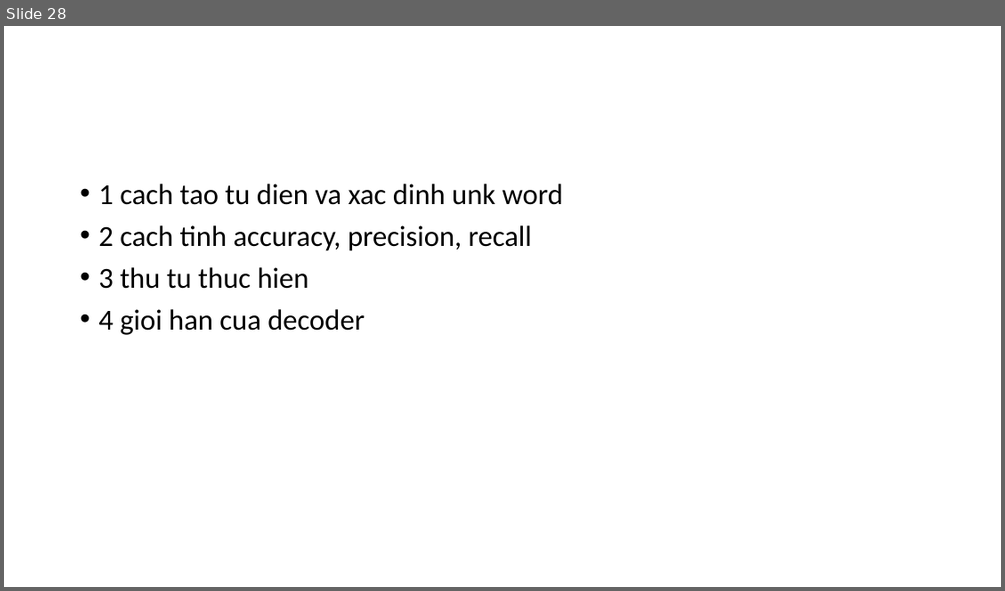
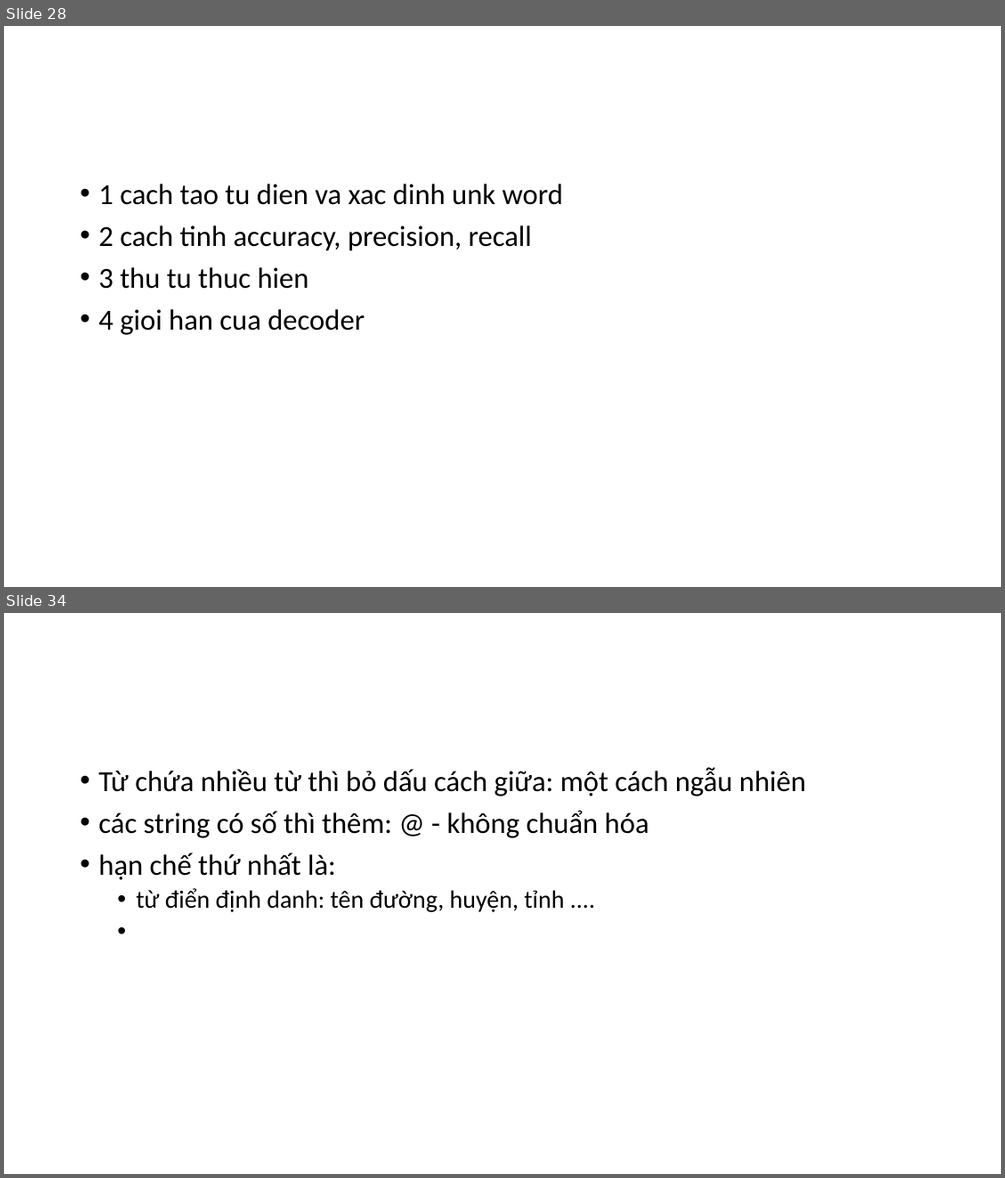
Before and after one commit to manhcntt21/TextNormSeq2Seq, a slide deck: Presentation1.pptx. Shown one above the other, each under a label of ours: slide 28 before the commit, slides 28 and 34 after it; the slides between them are not shown. The pictures are 1005x591 and 1005x1178 pixels, drawn with LibreOffice and Linux fonts; fonts in the diff are those of the drawing. Boxes give left, top, right and bottom in pixels: in the first picture for what was removed or moved away, otherwise in the second. Text is boxed around its words. In the diff, an @@ line names an element or a change of style, - is before the commit and + after.

```diff
--- a/Presentation1.pptx
+++ b/Presentation1.pptx
@@ slide 34 added at (4, 613, 1001, 1174), background #FFFFFF @@
@@ text added at (98, 767, 806, 912), 28 pt, text #000000 @@
+• Từ chứa nhiều từ thì bỏ dấu cách giữa: một cách ngẫu nhiên
+• các string có số thì thêm: @ - không chuẩn hóa
+• hạn chế thứ nhất là:
+  • từ điển định danh: tên đường, huyện, tỉnh ....
```
Also in this commit, not shown: 5 other slides added, 23 other files.
